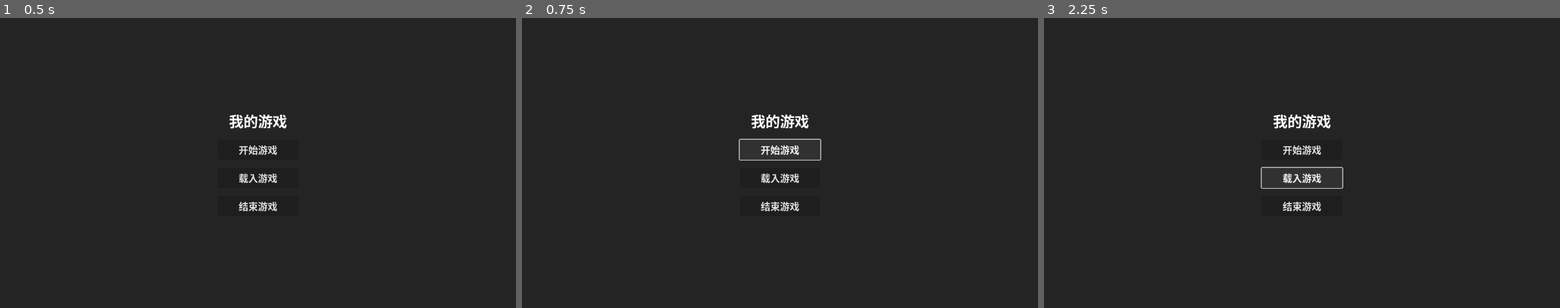
Above: before the commit, frames 1-3 (left to right).
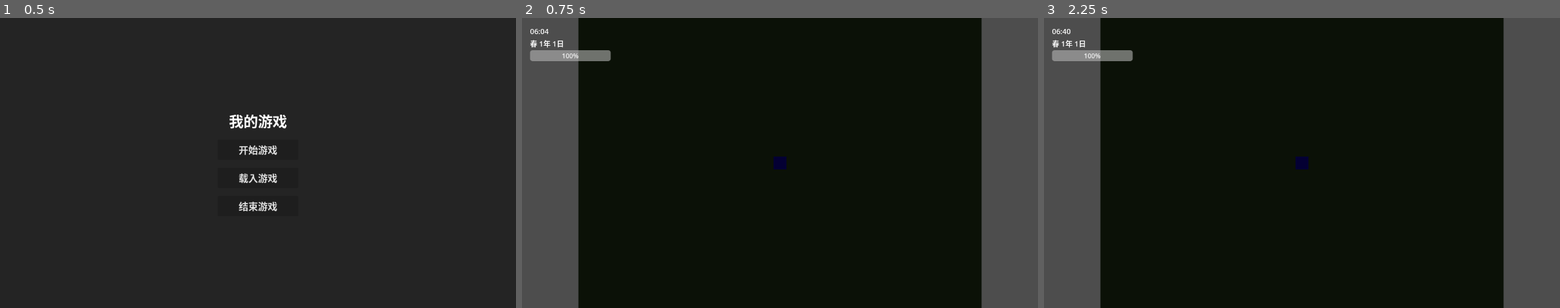
Above: after the commit, the same moments.

Repository: joln888/mygame
Game: Godot game, scene res://scenes/menu/main_menu.tscn
Same seed, same stepped clock (60 frames per second), same inputs: the game is played once before the commit and once after it.
Inputs (mouse positions are in pixels of both pictures, inside the frame that each line leads up to):
- Up to frame 1 (0.5 s): no input
- Up to frame 2 (0.75 s): click "开始游戏" at 0.5 s
- Up to frame 3 (2.25 s): click (1302, 148) at 1.25 s, where only the run before the commit has a clickable "开始游戏"; click (1302, 177) at 2 s, where only the run before the commit has a clickable "载入游戏"

Frame 1 is identical in both runs. In frame 2, 98% of the frame differs, in the area x 0-100%, y 0-100%; in frame 3, 98%.

Commit message:
添加农场场景和角色移动系统：实现基础角色移动、能量系统、时间季节系统，优化碰撞检测

Diff:
--- a/project.godot
+++ b/project.godot
@@ -20,3 +20,30 @@
 window/size/viewport_width=1280
 window/size/viewport_height=720
 window/size/resizable=true
+
+[input]
+
+move_right={
+"deadzone": 0.5,
+"events": [Object(InputEventKey,"resource_local_to_scene":false,"resource_name":"","device":-1,"window_id":0,"alt_pressed":false,"shift_pressed":false,"ctrl_pressed":false,"meta_pressed":false,"pressed":false,"keycode":68,"physical_keycode":0,"key_label":0,"unicode":100,"echo":false,"script":null)
+, Object(InputEventKey,"resource_local_to_scene":false,"resource_name":"","device":-1,"window_id":0,"alt_pressed":false,"shift_pressed":false,"ctrl_pressed":false,"meta_pressed":false,"pressed":false,"keycode":4194321,"physical_keycode":0,"key_label":0,"unicode":0,"echo":false,"script":null)
+]
+}
+move_left={
+"deadzone": 0.5,
+"events": [Object(InputEventKey,"resource_local_to_scene":false,"resource_name":"","device":-1,"window_id":0,"alt_pressed":false,"shift_pressed":false,"ctrl_pressed":false,"meta_pressed":false,"pressed":false,"keycode":65,"physical_keycode":0,"key_label":0,"unicode":97,"echo":false,"script":null)
+, Object(InputEventKey,"resource_local_to_scene":false,"resource_name":"","device":-1,"window_id":0,"alt_pressed":false,"shift_pressed":false,"ctrl_pressed":false,"meta_pressed":false,"pressed":false,"keycode":4194319,"physical_keycode":0,"key_label":0,"unicode":0,"echo":false,"script":null)
+]
+}
+move_up={
+"deadzone": 0.5,
+"events": [Object(InputEventKey,"resource_local_to_scene":false,"resource_name":"","device":-1,"window_id":0,"alt_pressed":false,"shift_pressed":false,"ctrl_pressed":false,"meta_pressed":false,"pressed":false,"keycode":87,"physical_keycode":0,"key_label":0,"unicode":119,"echo":false,"script":null)
+, Object(InputEventKey,"resource_local_to_scene":false,"resource_name":"","device":-1,"window_id":0,"alt_pressed":false,"shift_pressed":false,"ctrl_pressed":false,"meta_pressed":false,"pressed":false,"keycode":4194320,"physical_keycode":0,"key_label":0,"unicode":0,"echo":false,"script":null)
+]
+}
+move_down={
+"deadzone": 0.5,
+"events": [Object(InputEventKey,"resource_local_to_scene":false,"resource_name":"","device":-1,"window_id":0,"alt_pressed":false,"shift_pressed":false,"ctrl_pressed":false,"meta_pressed":false,"pressed":false,"keycode":83,"physical_keycode":0,"key_label":0,"unicode":115,"echo":false,"script":null)
+, Object(InputEventKey,"resource_local_to_scene":false,"resource_name":"","device":-1,"window_id":0,"alt_pressed":false,"shift_pressed":false,"ctrl_pressed":false,"meta_pressed":false,"pressed":false,"keycode":4194322,"physical_keycode":0,"key_label":0,"unicode":0,"echo":false,"script":null)
+]
+}
--- /dev/null
+++ b/scenes/game/farm/farm.gd
@@ -0,0 +1,61 @@
+extends Node2D
+
+# 游戏时间系统
+var current_time: float = 6.0  # 游戏开始时间（6:00）
+var time_scale: float = 60.0   # 1分钟真实时间 = 1小时游戏时间
+var day: int = 1
+var season: String = "春"
+var year: int = 1
+
+# 季节系统
+var seasons = ["春", "夏", "秋", "冬"]
+var days_in_season = 28
+var current_season_index = 0
+
+func _ready():
+	# 初始化UI
+	update_time_display()
+	update_season_display()
+
+func _process(delta):
+	# 更新游戏时间
+	current_time += delta * (24.0 / time_scale)
+	if current_time >= 24.0:
+		current_time = 0.0
+		_on_day_end()
+	update_time_display()
+
+func _on_day_end():
+	day += 1
+	if day > days_in_season:
+		day = 1
+		_on_season_end()
+
+func _on_season_end():
+	current_season_index = (current_season_index + 1) % 4
+	season = seasons[current_season_index]
+	if current_season_index == 0:
+		year += 1
+	update_season_display()
+	# TODO: 更新地图贴图以反映季节变化
+
+func update_time_display():
+	var hours = floor(current_time)
+	var minutes = floor((current_time - hours) * 60)
+	$UI/TimeLabel.text = "%02d:%02d" % [hours, minutes]
+
+func update_season_display():
+	$UI/SeasonLabel.text = "%s %d年 %d日" % [season, year, day]
+
+# 获取当前时间段（用于调整光照和NPC行为）
+func get_day_period() -> String:
+	if current_time < 6.0:
+		return "dawn"
+	elif current_time < 12.0:
+		return "morning"
+	elif current_time < 17.0:
+		return "afternoon"
+	elif current_time < 20.0:
+		return "evening"
+	else:
+		return "night"
--- /dev/null
+++ b/scenes/game/farm/farm.tscn
@@ -0,0 +1,62 @@
+[gd_scene load_steps=4 format=3 uid="uid://b8j6v8l4yqd0m"]
+
+[ext_resource type="Script" path="res://scenes/game/farm/farm.gd" id="1_w4k3r"]
+[ext_resource type="PackedScene" uid="uid://b4pj8k4n8qv6w" path="res://scenes/game/farm/player.tscn" id="2_player"]
+
+[sub_resource type="TileSet" id="TileSet_ground"]
+tile_size = Vector2i(32, 32)
+
+[node name="Farm" type="Node2D"]
+script = ExtResource("1_w4k3r")
+
+[node name="Ground" type="Node2D" parent="."]
+
+[node name="ColorRect" type="ColorRect" parent="Ground"]
+offset_left = -500.0
+offset_top = -500.0
+offset_right = 500.0
+offset_bottom = 500.0
+color = Color(0.219608, 0.341176, 0.137255, 1)
+
+[node name="TileMap" type="TileMap" parent="Ground"]
+tile_set = SubResource("TileSet_ground")
+format = 2
+
+[node name="Items" type="Node2D" parent="."]
+
+[node name="Plants" type="Node2D" parent="."]
+
+[node name="Buildings" type="Node2D" parent="."]
+
+[node name="Player" parent="." instance=ExtResource("2_player")]
+
+[node name="UI" type="CanvasLayer" parent="."]
+
+[node name="TimeLabel" type="Label" parent="UI"]
+offset_left = 20.0
+offset_top = 20.0
+offset_right = 120.0
+offset_bottom = 46.0
+theme_override_font_sizes/font_size = 18
+text = "06:00"
+
+[node name="SeasonLabel" type="Label" parent="UI"]
+offset_left = 20.0
+offset_top = 50.0
+offset_right = 200.0
+offset_bottom = 76.0
+theme_override_font_sizes/font_size = 18
+text = "春 1年 1日"
+
+[node name="EnergyBar" type="ProgressBar" parent="UI"]
+offset_left = 20.0
+offset_top = 80.0
+offset_right = 220.0
+offset_bottom = 100.0
+value = 100.0
+
+[node name="DirectionalLight2D" type="DirectionalLight2D" parent="."]
+energy = 0.8
+blend_mode = 1
+
+[node name="WorldEnvironment" type="WorldEnvironment" parent="."]
--- /dev/null
+++ b/scenes/game/farm/player.gd
@@ -0,0 +1,80 @@
+extends CharacterBody2D
+
+const SPEED = 300.0
+var energy = 100.0
+const MAX_ENERGY = 100.0
+const ENERGY_DECREASE_RATE = 5.0  # 每次动作消耗的能量
+
+func _ready():
+	# 确保物理处理模式正确
+	set_physics_process(true)
+
+func _physics_process(delta):
+	# 获取输入方向
+	var direction = Vector2.ZERO
+	direction.x = Input.get_axis("move_left", "move_right")
+	direction.y = Input.get_axis("move_up", "move_down")
+
+	if direction.length() > 0:
+		direction = direction.normalized()
+		velocity = direction * SPEED
+		# 移动时消耗能量
+		decrease_energy(ENERGY_DECREASE_RATE * delta)
+		# 设置精灵朝向
+		if direction.x != 0:
+			$Sprite2D.flip_h = direction.x < 0
+	else:
+		velocity = Vector2.ZERO
+		# 站立时恢复能量
+		increase_energy(ENERGY_DECREASE_RATE * delta * 0.5)
+
+	# 应用移动
+	var previous_position = global_position
+	move_and_slide()
+
+	# 检查是否真的移动了
+	if previous_position.distance_to(global_position) < 0.1:
+		# 如果被卡住，尝试滑动
+		for i in get_slide_collision_count():
+			var collision = get_slide_collision(i)
+			if collision:
+				position += collision.get_normal() * 0.1
+
+	# 更新能量条
+	update_energy_bar()
+
+func decrease_energy(amount):
+	energy = max(0, energy - amount)
+
+func increase_energy(amount):
+	energy = min(MAX_ENERGY, energy + amount)
+
+func update_energy_bar():
+	# 使用get_node_or_null避免在找不到节点时报错
+	var energy_bar = get_tree().get_root().get_node_or_null("Farm/UI/EnergyBar")
+	if energy_bar:
+		energy_bar.value = energy
+
+# 工具使用函数
+func use_tool():
+	if energy >= 10:  # 使用工具需要10点能量
+		decrease_energy(10)
+		# TODO: 实现工具效果
+		return true
+	return false
+
+# 种植函数
+func plant_seed():
+	if energy >= 5:  # 种植需要5点能量
+		decrease_energy(5)
+		# TODO: 实现种植逻辑
+		return true
+	return false
+
+# 收获函数
+func harvest():
+	if energy >= 3:  # 收获需要3点能量
+		decrease_energy(3)
+		# TODO: 实现收获逻辑
+		return true
+	return false
--- /dev/null
+++ b/scenes/game/farm/player.tscn
@@ -0,0 +1,34 @@
+[gd_scene load_steps=4 format=3 uid="uid://b4pj8k4n8qv6w"]
+
+[ext_resource type="Script" path="res://scenes/game/farm/player.gd" id="1_player"]
+
+[sub_resource type="RectangleShape2D" id="RectangleShape2D_u6k8q"]
+size = Vector2(32, 32)
+
+[sub_resource type="PlaceholderTexture2D" id="PlaceholderTexture2D_5p4yt"]
+size = Vector2(32, 32)
+
+[node name="Player" type="CharacterBody2D"]
+collision_layer = 2
+collision_mask = 1
+motion_mode = 1
+script = ExtResource("1_player")
+
+[node name="CollisionShape2D" type="CollisionShape2D" parent="."]
+shape = SubResource("RectangleShape2D_u6k8q")
+
+[node name="Sprite2D" type="Sprite2D" parent="."]
+modulate = Color(0.0784314, 0.627451, 0.996078, 1)
+texture = SubResource("PlaceholderTexture2D_5p4yt")
+
+[node name="Camera2D" type="Camera2D" parent="."]
+position_smoothing_enabled = true
+
+[node name="InteractionArea" type="Area2D" parent="."]
+collision_layer = 0
+collision_mask = 4
+
+[node name="CollisionShape2D" type="CollisionShape2D" parent="InteractionArea"]
+shape = SubResource("RectangleShape2D_u6k8q")
+
+[node name="AnimationPlayer" type="AnimationPlayer" parent="."]
--- a/scenes/menu/main_menu.gd
+++ b/scenes/menu/main_menu.gd
@@ -7,10 +7,8 @@
 	$VBoxContainer/QuitButton.pressed.connect(_on_quit_button_pressed)
 
 func _on_start_button_pressed():
-	# TODO: 实现开始新游戏逻辑
-	print("开始新游戏")
-	# 这里可以添加场景切换代码，例如：
-	# get_tree().change_scene_to_file("res://scenes/game/game.tscn")
+	# 切换到农场场景
+	get_tree().change_scene_to_file("res://scenes/game/farm/farm.tscn")
 
 func _on_load_button_pressed():
 	# TODO: 实现载入游戏逻辑
Not shown, added: scenes/game/farm/farm.gd.uid
Not shown, added: scenes/game/farm/player.gd.uid
Not shown, added: scenes/menu/main_menu.gd.uid
